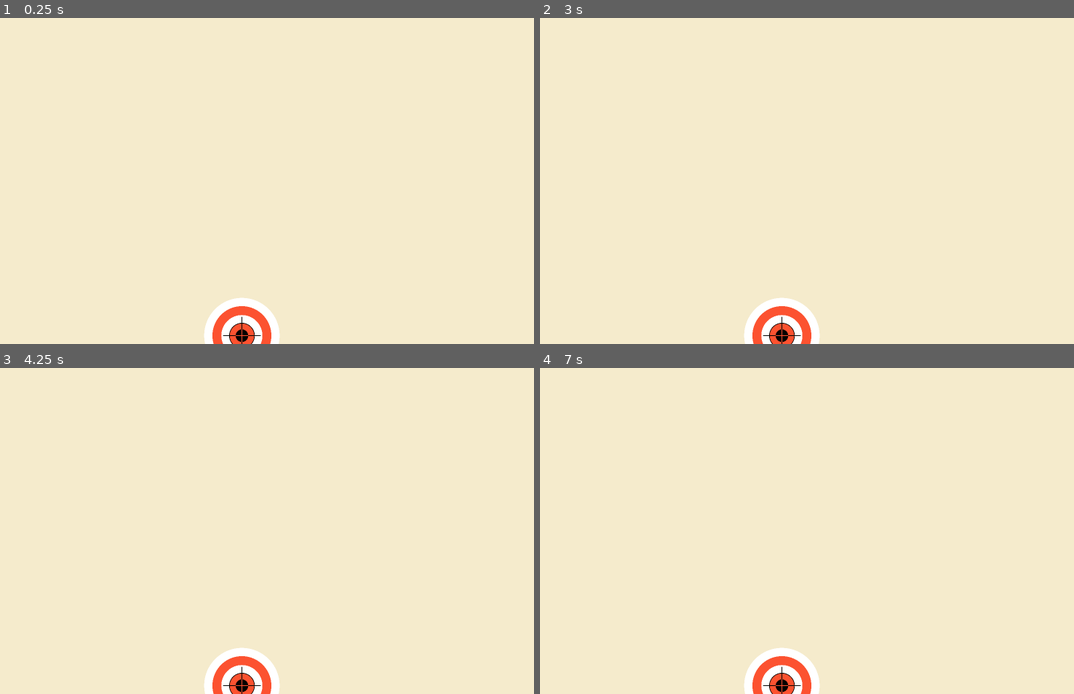
Above: before the commit, frames 1-4 (two rows, left to right).
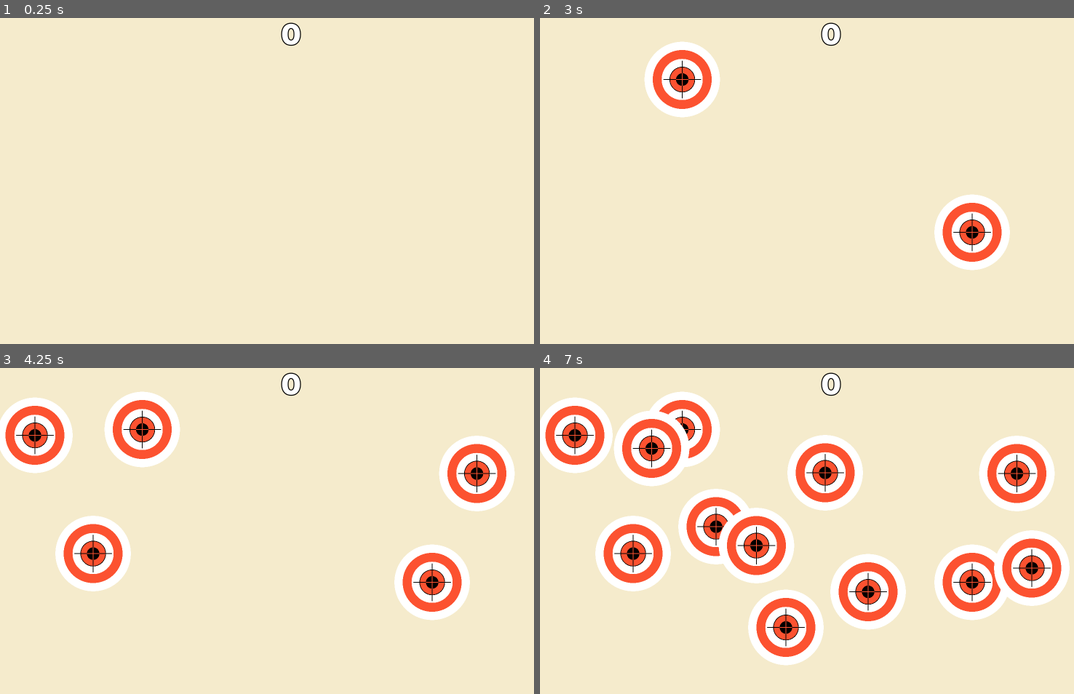
Above: after the commit, the same moments.

Repository: pyhearts/we-want-to-keyboard
Game: Godot game, scene res://scenes/game.tscn
Two runs of this game, one before a commit and one after it. Both use one fixed random seed, a clock stepped at 60 frames per second and the inputs below.
Inputs (mouse positions are in pixels of both pictures, inside the frame that each line leads up to):
- Up to frame 1 (0.25 s): no input
- Up to frame 2 (3 s): click (780, 334) at 0.52 s; click (780, 334) at 1.27 s; click (780, 334) at 2.02 s; tap Enter (ui_accept) at 2.75 s; hold Enter (ui_accept) from 2.78 s (still down)
- Up to frame 3 (4.25 s): release Enter (ui_accept) at 3.53 s; tap Enter (ui_accept) at 3.6, 3.77, 4.07 s
- Up to frame 4 (7 s): hold Enter (ui_accept) 4.28-5.03 s; tap Enter (ui_accept) at 5.1, 5.27, 5.57, 6.6, 6.77 s; hold Enter (ui_accept) 5.78-6.53 s

The runs differ from the first frame. In frame 1, 1.8% of the frame differs, in the area x 38-57%, y 1-100%; in frame 2, 7.0%; in frame 3, 15%; in frame 4, 30%, in the area x 0-100%, y 1-100%.

Commit message:
score 및 point 생성 추가

Diff:
--- a/window/window-gun/project.godot
+++ b/window/window-gun/project.godot
@@ -14,6 +14,10 @@
 run/main_scene="uid://dnqi6c7d25jth"
 config/features=PackedStringArray("4.6", "Forward Plus")
 
+[autoload]
+
+Global="*uid://chl0ovxmbw07l"
+
 [display]
 
 window/size/viewport_width=1600
@@ -23,8 +27,7 @@
 
 click={
 "deadzone": 0.2,
-"events": [Object(InputEventMouseButton,"resource_local_to_s …(137 unchanged characters)… lse,"button_mask":1,"position":Vector2(620, 11),"global_position":Vector2(629, 59),"factor":1.0,"button_index":1,"canceled":false,"pressed":true,"double_click":false,"script":null)
-, Object(InputEventKey,"resource_local_to_scene":false,"resource_name":"","device":-1,"window_id":0,"alt_pressed":false,"shift_pressed":false,"ctrl_pressed":false,"meta_pressed":false,"pressed":false,"keycode":0,"physical_keycode":32,"key_label":0,"unicode":32,"location":0,"echo":false,"script":null)
+"events": [Object(InputEventMouseButton,"resource_local_to_s …(137 unchanged characters)… lse,"button_mask":1,"position":Vector2(617, 28),"global_position":Vector2(626, 76),"factor":1.0,"button_index":1,"canceled":false,"pressed":true,"double_click":false,"script":null)
 ]
 }
 
--- a/window/window-gun/scenes/game.tscn
+++ b/window/window-gun/scenes/game.tscn
@@ -1,6 +1,9 @@
 [gd_scene format=3 uid="uid://dnqi6c7d25jth"]
 
 [ext_resource type="PackedScene" uid="uid://be2ijsn4bnvdj" path="res://scenes/gun_point.tscn" id="1_uwrxv"]
+[ext_resource type="Script" uid="uid://ccg5fm80pgwiq" path="res://scripts/game.gd" id="1_yqjtg"]
+[ext_resource type="FontFile" uid="uid://c3ajivv3jlthi" path="res://assets/fonts/Pretendard-Black.otf" id="3_lnu2h"]
+[ext_resource type="Script" uid="uid://l8l3h3p5ygsy" path="res://scripts/label_score.gd" id="4_lbhrr"]
 
 [sub_resource type="StyleBoxFlat" id="StyleBoxFlat_ej7j1"]
 bg_color = Color(0.95987433, 0.92118317, 0.8007787, 1)
@@ -12,8 +15,9 @@
 anchor_bottom = 1.0
 grow_horizontal = 2
 grow_vertical = 2
+script = ExtResource("1_yqjtg")
 
-[node name="Panel" type="Panel" parent="." unique_id=1116742002]
+[node name="BackGround" type="Panel" parent="." unique_id=1116742002]
 layout_mode = 1
 anchors_preset = 15
 anchor_right = 1.0
@@ -24,3 +28,25 @@
 
 [node name="GunPoint" parent="." unique_id=962535481 instance=ExtResource("1_uwrxv")]
 layout_mode = 1
+prevent_overlap_count = 5
+min_x = -700.0
+max_x = 700.0
+min_y = -300.0
+max_y = 350.0
+
+[node name="score" type="VBoxContainer" parent="." unique_id=177927237]
+layout_mode = 1
+anchors_preset = 10
+anchor_right = 1.0
+offset_bottom = 23.0
+grow_horizontal = 2
+
+[node name="LabelScore" type="Label" parent="score" unique_id=526092494]
+layout_mode = 2
+theme_override_constants/outline_size = 10
+theme_override_fonts/font = ExtResource("3_lnu2h")
+theme_override_font_sizes/font_size = 80
+text = "0"
+horizontal_alignment = 1
+vertical_alignment = 1
+script = ExtResource("4_lbhrr")
--- a/window/window-gun/scenes/gun_point.tscn
+++ b/window/window-gun/scenes/gun_point.tscn
@@ -10,6 +10,7 @@
 anchor_bottom = 1.0
 grow_horizontal = 2
 grow_vertical = 2
+script = ExtResource("2_r2w7e")
 
 [node name="Point" type="TextureButton" parent="." unique_id=1013239008]
 layout_mode = 0
@@ -20,4 +21,3 @@
 scale = Vector2(0.2, 0.2)
 pivot_offset = Vector2(20, 90)
 texture_normal = ExtResource("1_cwjeo")
-script = ExtResource("2_r2w7e")
--- a/window/window-gun/scripts/game.gd
+++ b/window/window-gun/scripts/game.gd
@@ -1,12 +1,22 @@
 extends Control
 
-
+@onready var gun_point: Control = $GunPoint
 
 # Called when the node enters the scene tree for the first time.
 func _ready() -> void:
-	pass # Replace with function body.
+	#$GunPoint.spawn_point()
+	pass
 
 
 # Called every frame. 'delta' is the elapsed time since the previous frame.
 func _process(delta: float) -> void:
 	pass
+
+func _input(event):
+	# ui_accept 액션(Godot 기본 설정: 스페이스바 또는 엔터키)이 눌렸을 때 실행됩니다.
+	if event.is_action_pressed("ui_accept"):
+
+		# 자식 노드가 정상적으로 존재하고, rng_point 함수를 가지고 있는지 확인한 후 실행합니다.
+		if gun_point and gun_point.has_method("rng_point"):
+			gun_point.rng_point()
+			print("자식 노드의 rng_point 함수가 실행되었습니다!")
--- /dev/null
+++ b/window/window-gun/scripts/global.gd
@@ -0,0 +1,3 @@
+extends Node
+
+var score = 0
--- a/window/window-gun/scripts/gun_point.gd
+++ b/window/window-gun/scripts/gun_point.gd
@@ -1,23 +1,70 @@
-extends TextureButton
+extends Control
 
 var speed = 100
-@onready var gun_point: TextureButton = $"."
+@onready var point: TextureButton = $Point
 
+var is_clone: bool = false
 
-# Called when the node enters the scene tree for the first time.
-func _ready() -> void:
-	randomize()
-	spawn_point()
+# 🌟 겹침 방지를 위한 변수들
+@export var prevent_overlap_count: int = 3 # 겹치지 않게 기억할 최근 노트의 개수
+@export var prevent_overlap_radius: float = 200.0 # 겹치지 않게 할 최소 이격 거리
 
+@export var min_x: float = 200.0
+@export var max_x: float = 1400.0
+@export var min_y: float = 200.0
+@export var max_y: float = 700.0
 
-# Called every frame. 'delta' is the elapsed time since the previous frame.
-func _process(delta: float) -> void:
-	pass
+# 최근에 생성된 노트들의 위치를 저장할 배열
+var recent_positions: Array[Vector2] = []
 
+func _ready():
+	self.mouse_filter = Control.MOUSE_FILTER_IGNORE
 
-func spawn_point():
-	# 1. 랜덤 좌표 계산
-	var ran_x = randi_range(200, 1400)
-	var ran_y = randi_range(200, 700)
+	if not is_clone:
+		self.hide()
 
-	gun_point.position = Vector2(ran_x,ran_y)
+	if point:
+		point.pressed.connect(_on_point_pressed)
+
+func rng_point():
+	var clone = self.duplicate()
+	clone.is_clone = true
+
+	var new_pos = Vector2.ZERO
+	var is_valid_pos = false
+	var max_attempts = 50 # 🌟 무한 루프 방지용 (공간이 부족할 때 게임이 멈추는 것 방지)
+
+	# 🌟 겹치지 않는 자리를 찾을 때까지 반복 (최대 50번 시도)
+	for attempt in range(max_attempts):
+		new_pos.x = randf_range(min_x, max_x)
+		new_pos.y = randf_range(min_y, max_y)
+
+		is_valid_pos = true
+
+		# 기억해둔 최근 위치들과 거리 비교
+		for past_pos in recent_positions:
+			# 새로 뽑은 좌표와 과거 좌표의 거리가 설정한 범위보다 가깝다면
+			if new_pos.distance_to(past_pos) < prevent_overlap_radius:
+				is_valid_pos = false
+				break # 겹치므로 내부 반복문을 멈추고 새로운 좌표를 다시 뽑습니다.
+
+		# 모든 과거 좌표와 비교했는데도 겹치지 않는다면 (is_valid_pos == true)
+		if is_valid_pos:
+			break # 성공! 자리찾기 반복문을 완전히 탈출합니다.
+
+	# 최종 결정된 위치를 복제본에 적용
+	clone.global_position = new_pos
+
+	# 🌟 방금 찾은 안전한 위치를 기록에 추가
+	recent_positions.append(new_pos)
+
+	# 기록된 위치의 개수가 설정한 개수(prevent_overlap_count)를 넘어가면 가장 오래된 기록 삭제
+	if recent_positions.size() > prevent_overlap_count:
+		recent_positions.pop_front()
+
+	clone.visible = true
+	get_parent().call_deferred("add_child", clone)
+
+func _on_point_pressed():
+	self.queue_free()
+	Global.score += 1
--- /dev/null
+++ b/window/window-gun/scripts/label_score.gd
@@ -0,0 +1,9 @@
+extends Label
+
+@onready var label_score: Label = $"."
+
+func _ready() -> void:
+	Global.score = 0
+
+func _process(delta: float) -> void:
+	label_score.text = str(Global.score)
Binary file added: window/window-gun/assets/fonts/Pretendard-Black.otf
Not shown, added: window/window-gun/assets/fonts/Pretendard-Black.otf.import
Binary file added: window/window-gun/assets/fonts/Pretendard-Bold.otf
Not shown, added: window/window-gun/assets/fonts/Pretendard-Bold.otf.import
Binary file added: window/window-gun/assets/fonts/Pretendard-ExtraBold.otf
Not shown, added: window/window-gun/assets/fonts/Pretendard-ExtraBold.otf.import
Binary file added: window/window-gun/assets/fonts/Pretendard-ExtraLight.otf
Not shown, added: window/window-gun/assets/fonts/Pretendard-ExtraLight.otf.import
Binary file added: window/window-gun/assets/fonts/Pretendard-Light.otf
Not shown, added: window/window-gun/assets/fonts/Pretendard-Light.otf.import
Binary file added: window/window-gun/assets/fonts/Pretendard-Medium.otf
Not shown, added: window/window-gun/assets/fonts/Pretendard-Medium.otf.import
(and 10 more such lines)
